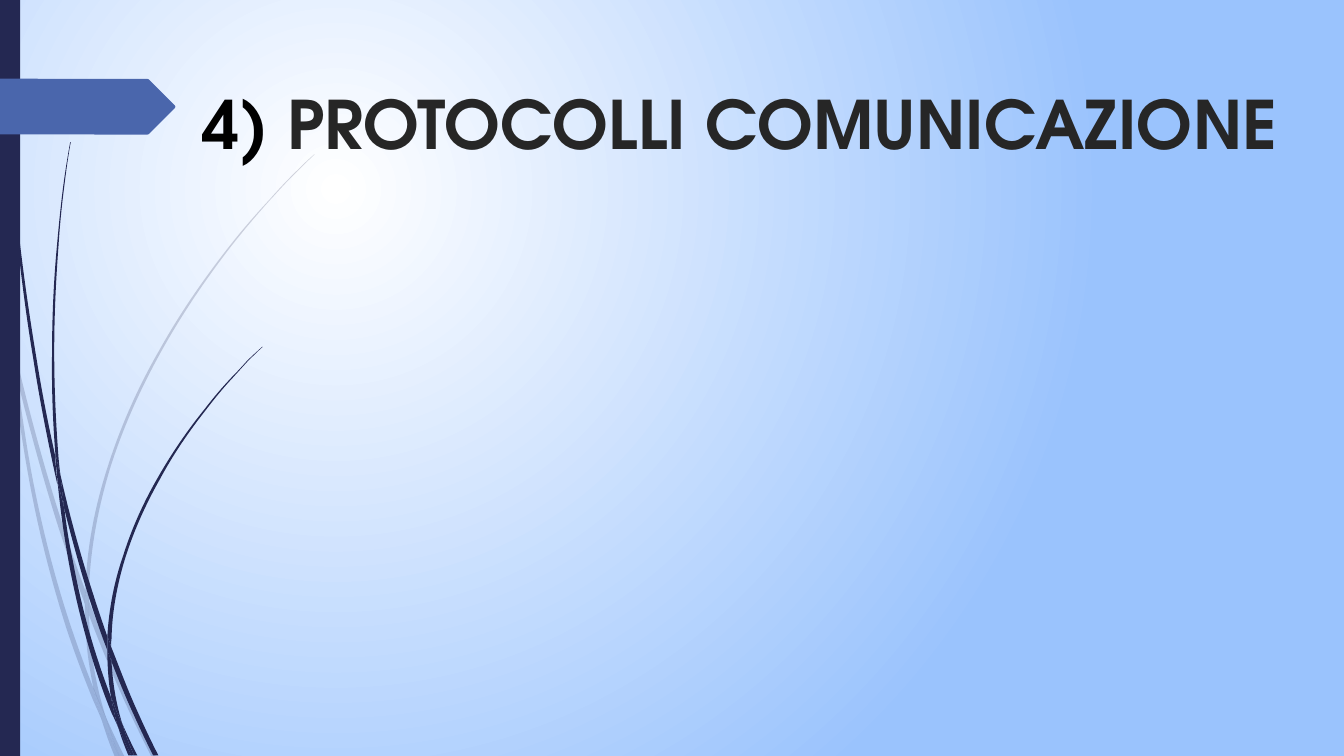
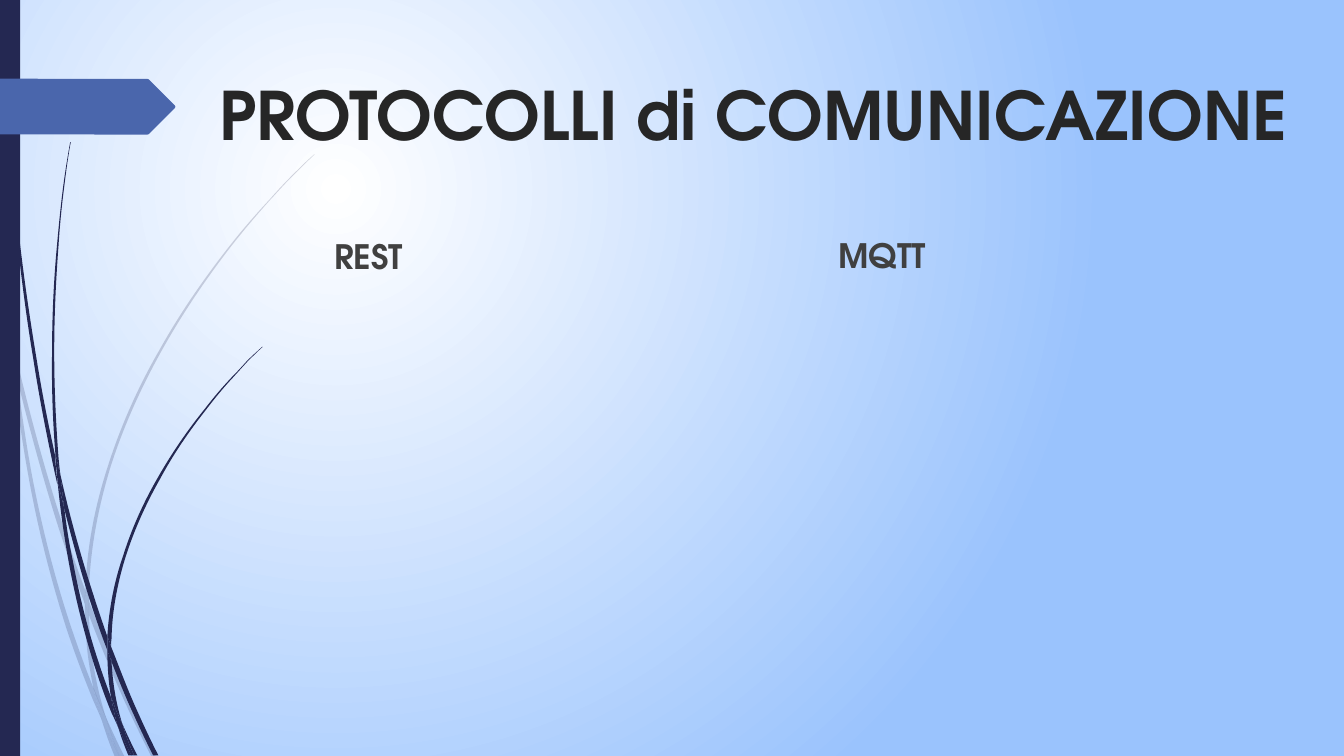
Before and after one commit to edo98811/IoT_project, a slide deck: slide 6 of Documenti/progetto_finale_last.pptx. Drawn at 1344x756 pixels with LibreOffice and Linux fonts; fonts in the diff are those of the drawing. Boxes give left, top, right and bottom in pixels: in the first picture for what was removed or moved away, otherwise in the second. Text is boxed around its words. In the diff, an @@ line names an element or a change of style, - is before the commit and + after.

```diff
--- a/Documenti/progetto_finale_last.pptx
+++ b/Documenti/progetto_finale_last.pptx
@@ title at (219, 68, 1287, 169): text changed @@
-4) PROTOCOLLI COMUNICAZIONE
+PROTOCOLLI di COMUNICAZIONE
@@ text added at (334, 243, 403, 270), 24 pt, text #404040, bold @@
+REST
@@ text added at (839, 242, 926, 269), 24 pt, text #404040, bold @@
+MQTT
```
Also in this commit, not shown: 15 other slides changed, 7 slides added, 6 slides removed.
